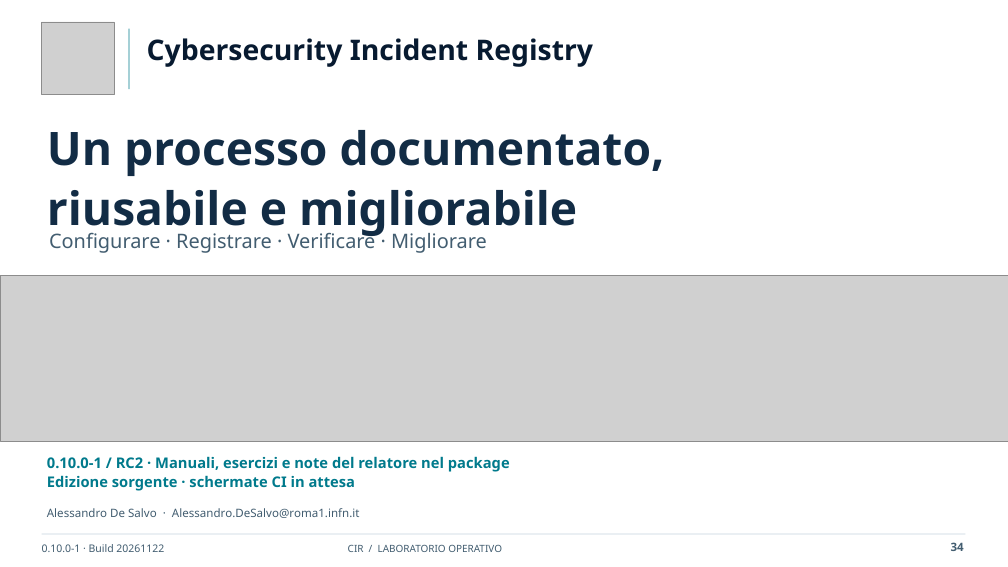
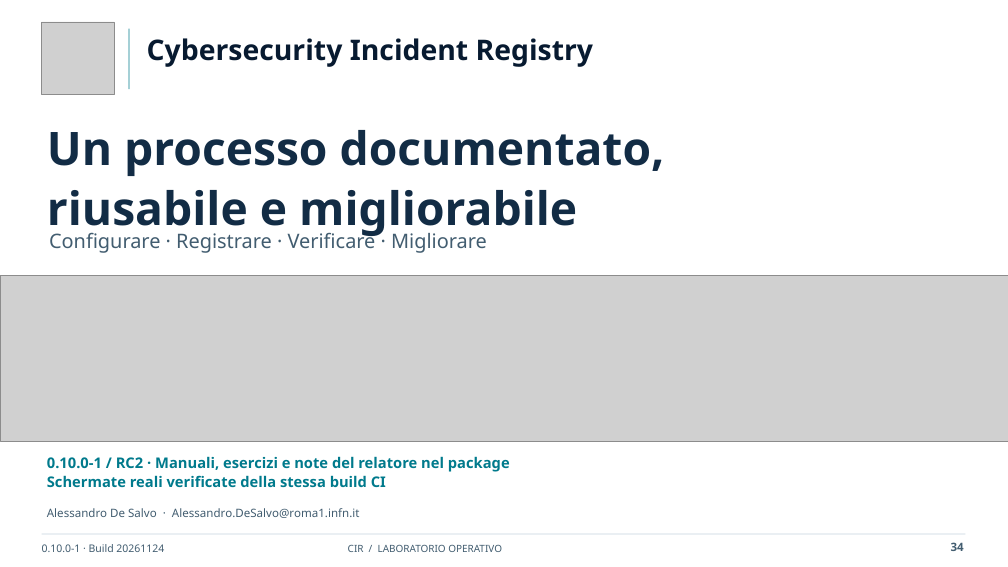
Before and after one commit to desalvo/cybersecurity-incident-registry, a slide deck: slide 34 of docs/presentation/CIR_Operational_Training_IT.pptx. Drawn at 1008x567 pixels with LibreOffice and Linux fonts; fonts in the diff are those of the drawing; grey boxes stand for pictures. Boxes give left, top, right and bottom in pixels: in the first picture for what was removed or moved away, otherwise in the second. Text is boxed around its words. In the diff, an @@ line names an element or a change of style, - is before the commit and + after.

```diff
--- a/docs/presentation/CIR_Operational_Training_IT.pptx
+++ b/docs/presentation/CIR_Operational_Training_IT.pptx
@@ text at [47, 475, 386, 487]: text changed @@
-Edizione sorgente · schermate CI in attesa
+Schermate reali verificate della stessa build CI
@@ text at [42, 544, 164, 552]: text changed @@
-0.10.0-1 · Build 20261122
+0.10.0-1 · Build 20261124
```
Also in this commit, not shown: 33 other slides changed, 37 other files.
